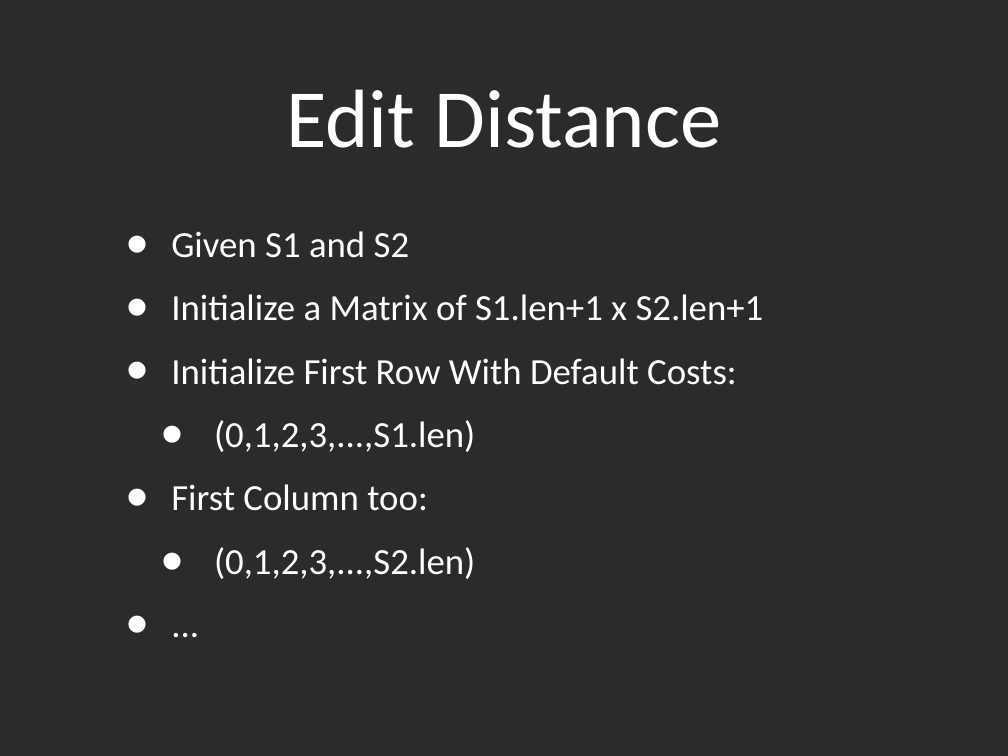
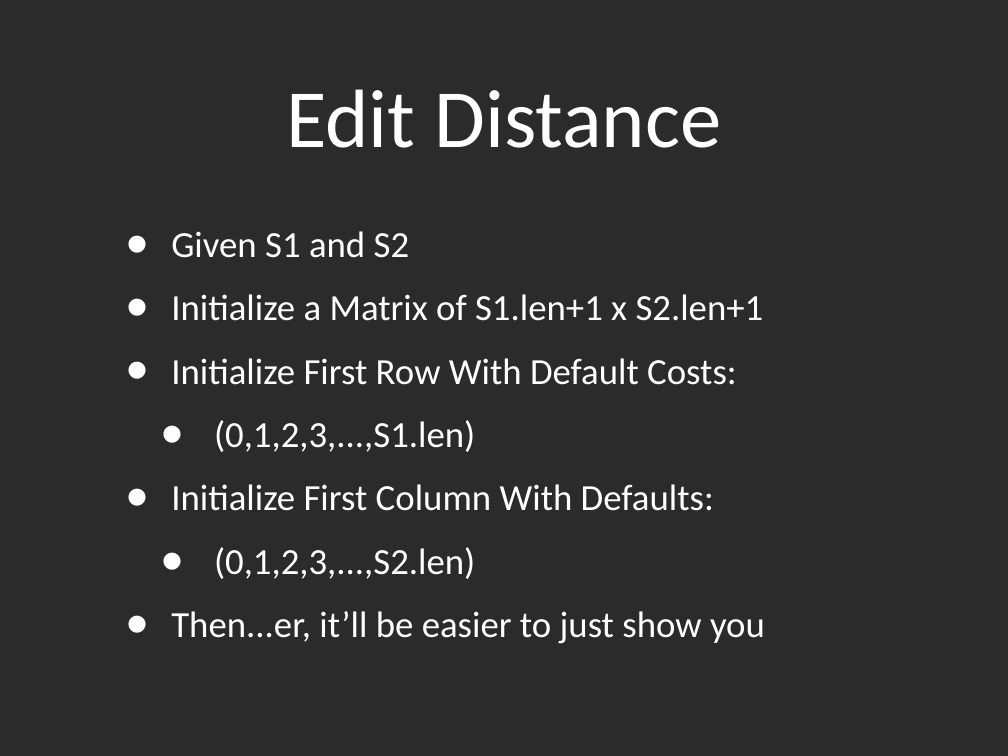
Before and after one commit to kyleburton/fuzzy-string, a slide deck: slide 26 of fuzzy-matching.ppt (slide 19 before the commit). Drawn at 1008x756 pixels with LibreOffice and Linux fonts; fonts in the diff are those of the drawing; background and template pictures are left out; a plain dark background stands for a picture behind light text. Boxes give left, top, right and bottom in pixels: in the first picture for what was removed or moved away, otherwise in the second. Text is boxed around its words. In the diff, an @@ line names an element or a change of style, - is before the commit and + after.

```diff
--- a/fuzzy-matching.ppt
+++ b/fuzzy-matching.ppt
@@ text at box(171, 484, 714, 511): text changed @@
-• First Column too:
+• Initialize First Column With Defaults:
@@ text at box(171, 611, 765, 644): text changed @@
-• ...
+• Then...er, it’ll be easier to just show you
```
Also in this commit, not shown: 35 other slides changed, 7 slides added, 2 slides removed, 3 other files.
